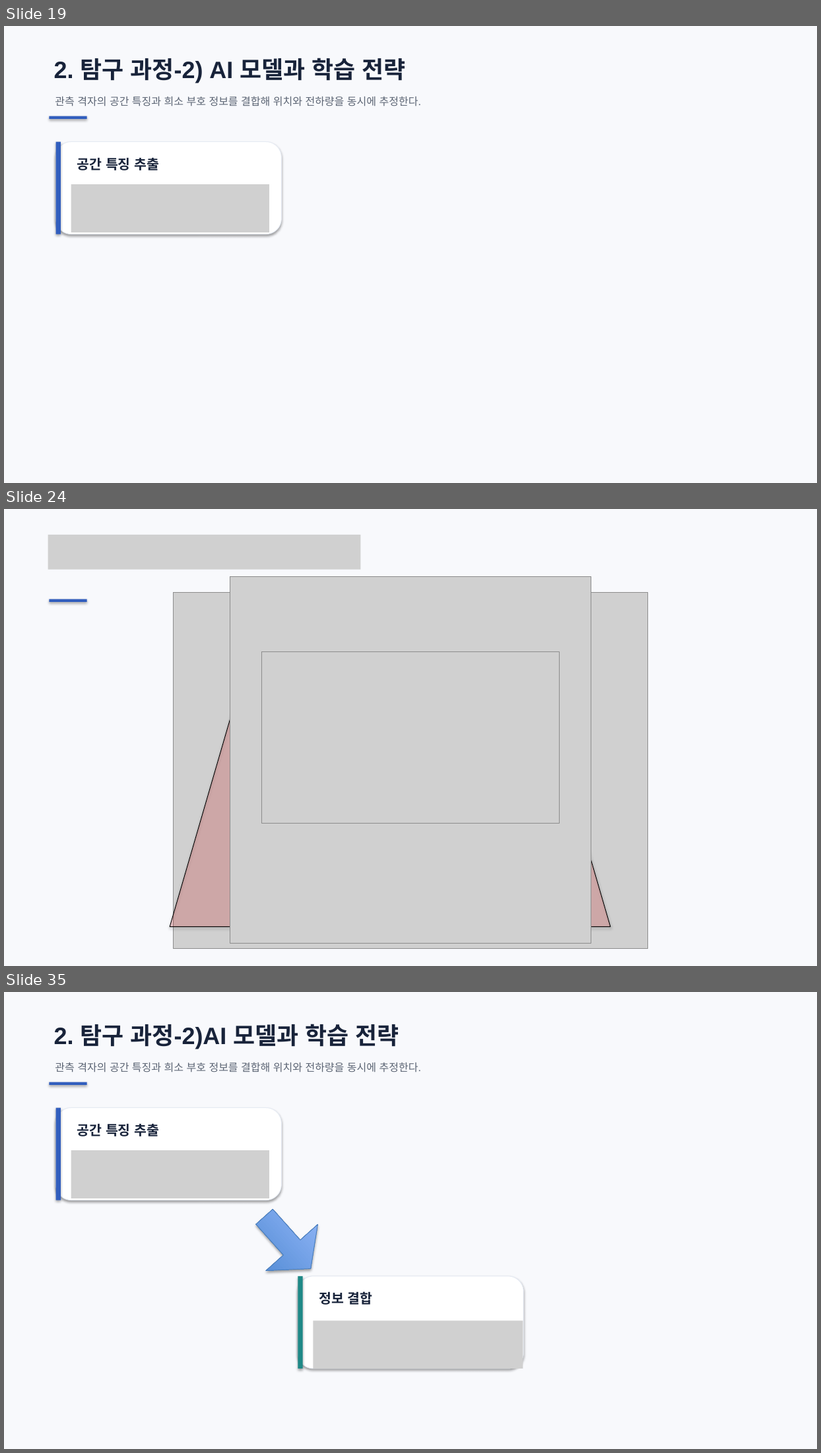
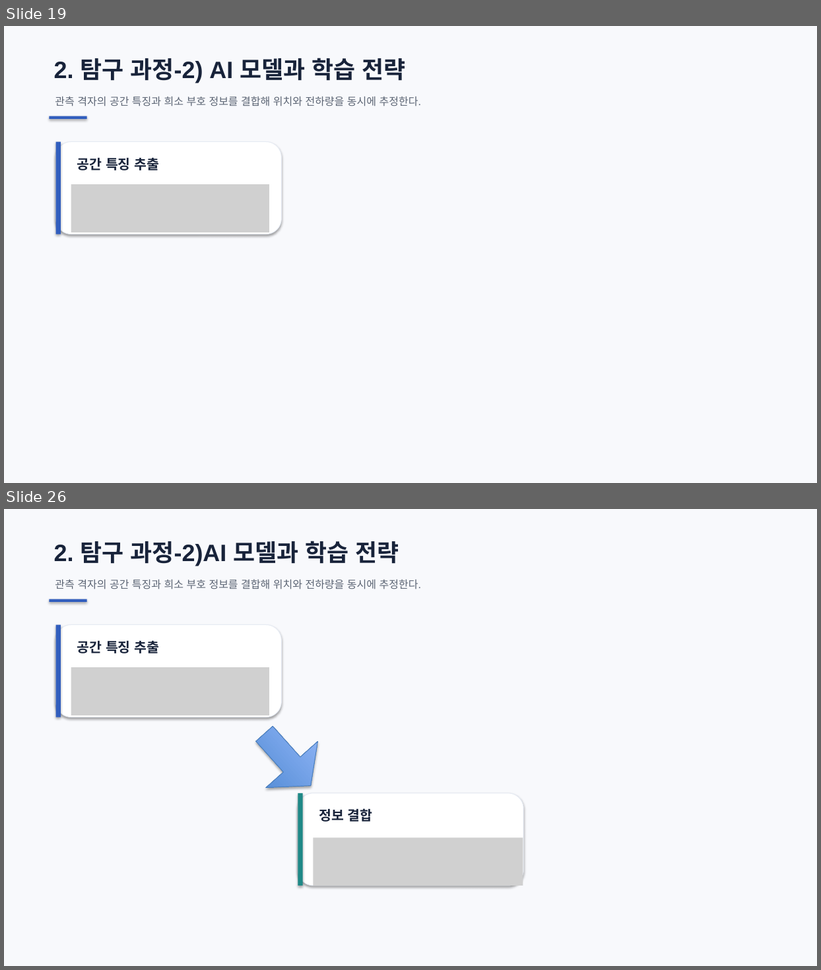
Before and after one commit to ohyunu525/KK-AI, a slide deck: Documents/보고서 파일.pptx. Shown one above the other, each under a label of ours: slides 19, 24 and 35 before the commit, slides 19 and 26 after it; the slides between them are not shown. The pictures are 821x1453 and 821x970 pixels, drawn with LibreOffice and Linux fonts; fonts in the diff are those of the drawing; grey boxes stand for pictures. Boxes give left, top, right and bottom in pixels: in the first picture for what was removed or moved away, otherwise in the second. Text is boxed around its words. In the diff, an @@ line names an element or a change of style, - is before the commit and + after.

```diff
--- a/Documents/보고서 파일.pptx
+++ b/Documents/보고서 파일.pptx
@@ slide 24 removed at [4,509,817,966], background #F8F9FC @@
@@ picture removed at [48,535,361,569] @@
@@ picture removed at [230,577,591,944] @@
@@ rectangle removed at [49,599,87,601] @@
@@ picture removed at [173,593,648,949] @@
@@ trapezoid removed at [170,630,611,927] @@
@@ line removed from (252, 634) to (525, 634) @@
@@ line removed from (252, 635) to (525, 635) @@
@@ line removed from (254, 634) to (528, 634) @@
@@ line removed from (254, 635) to (528, 635) @@
@@ picture removed at [262,652,560,823] @@
@@ what was slide 35 is now slide 26 @@
```
Also in this commit, not shown: 5 slides changed, 5 slides added, 10 other slides removed, 1 other file.
